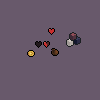
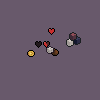
Layered file, before and after one edit (100x100). Changes by layer:
added layer "Layer 5" in group "Dice.png" over box(46, 46, 54, 54)
